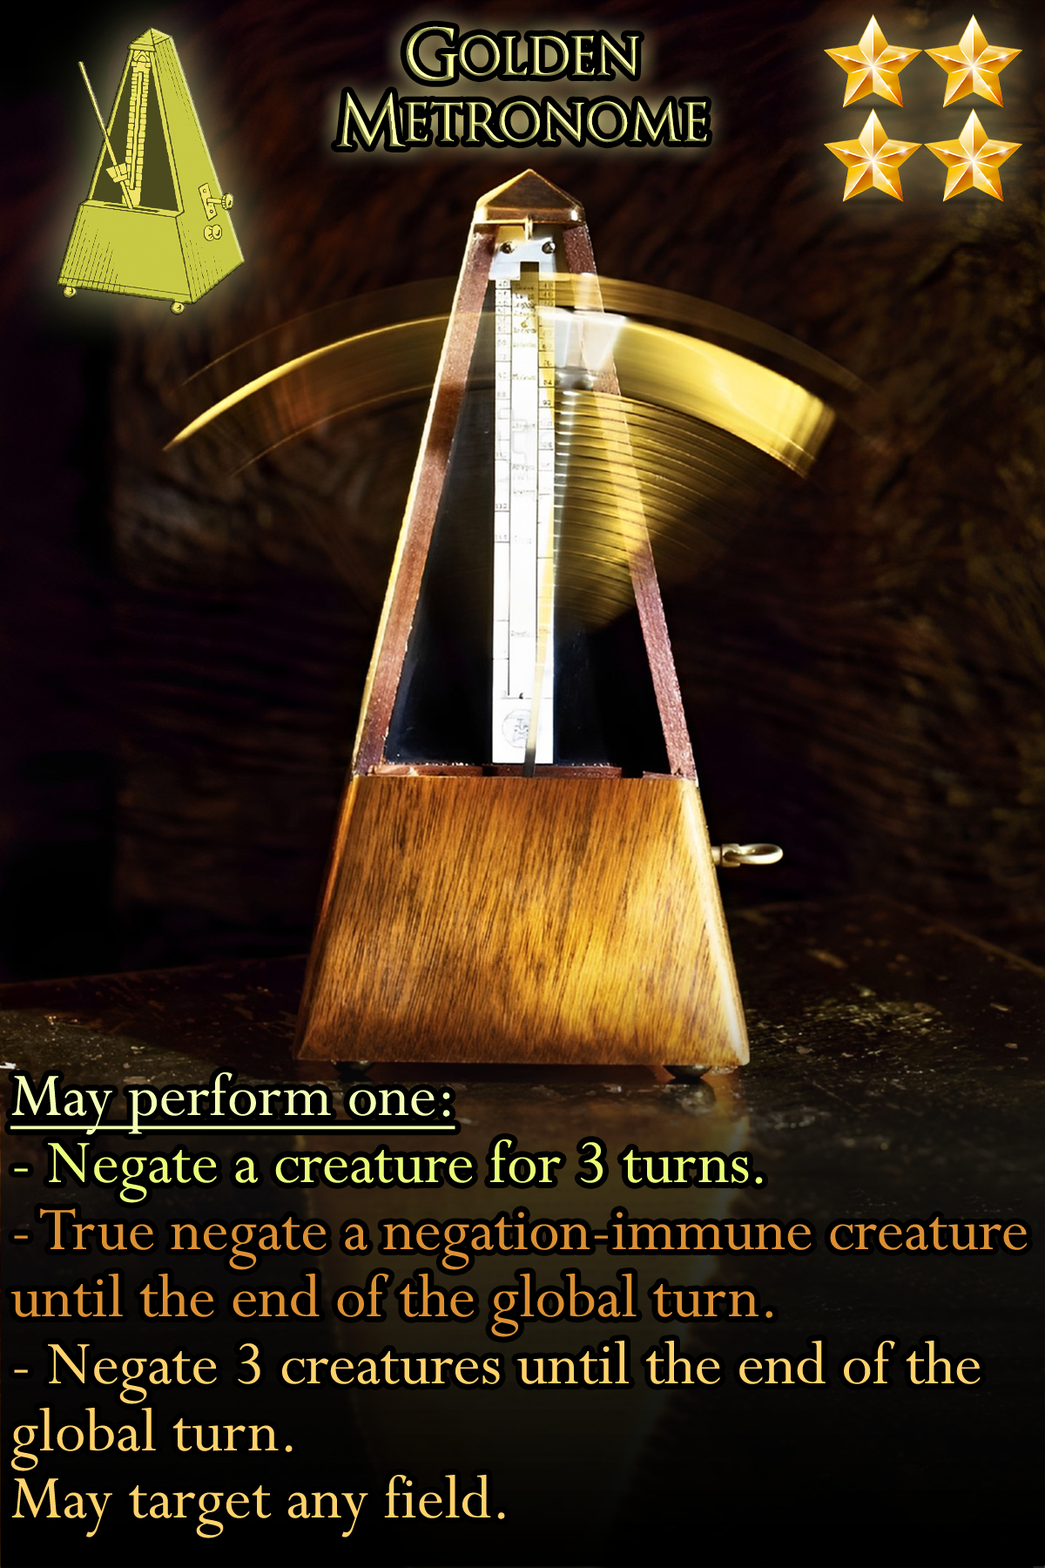
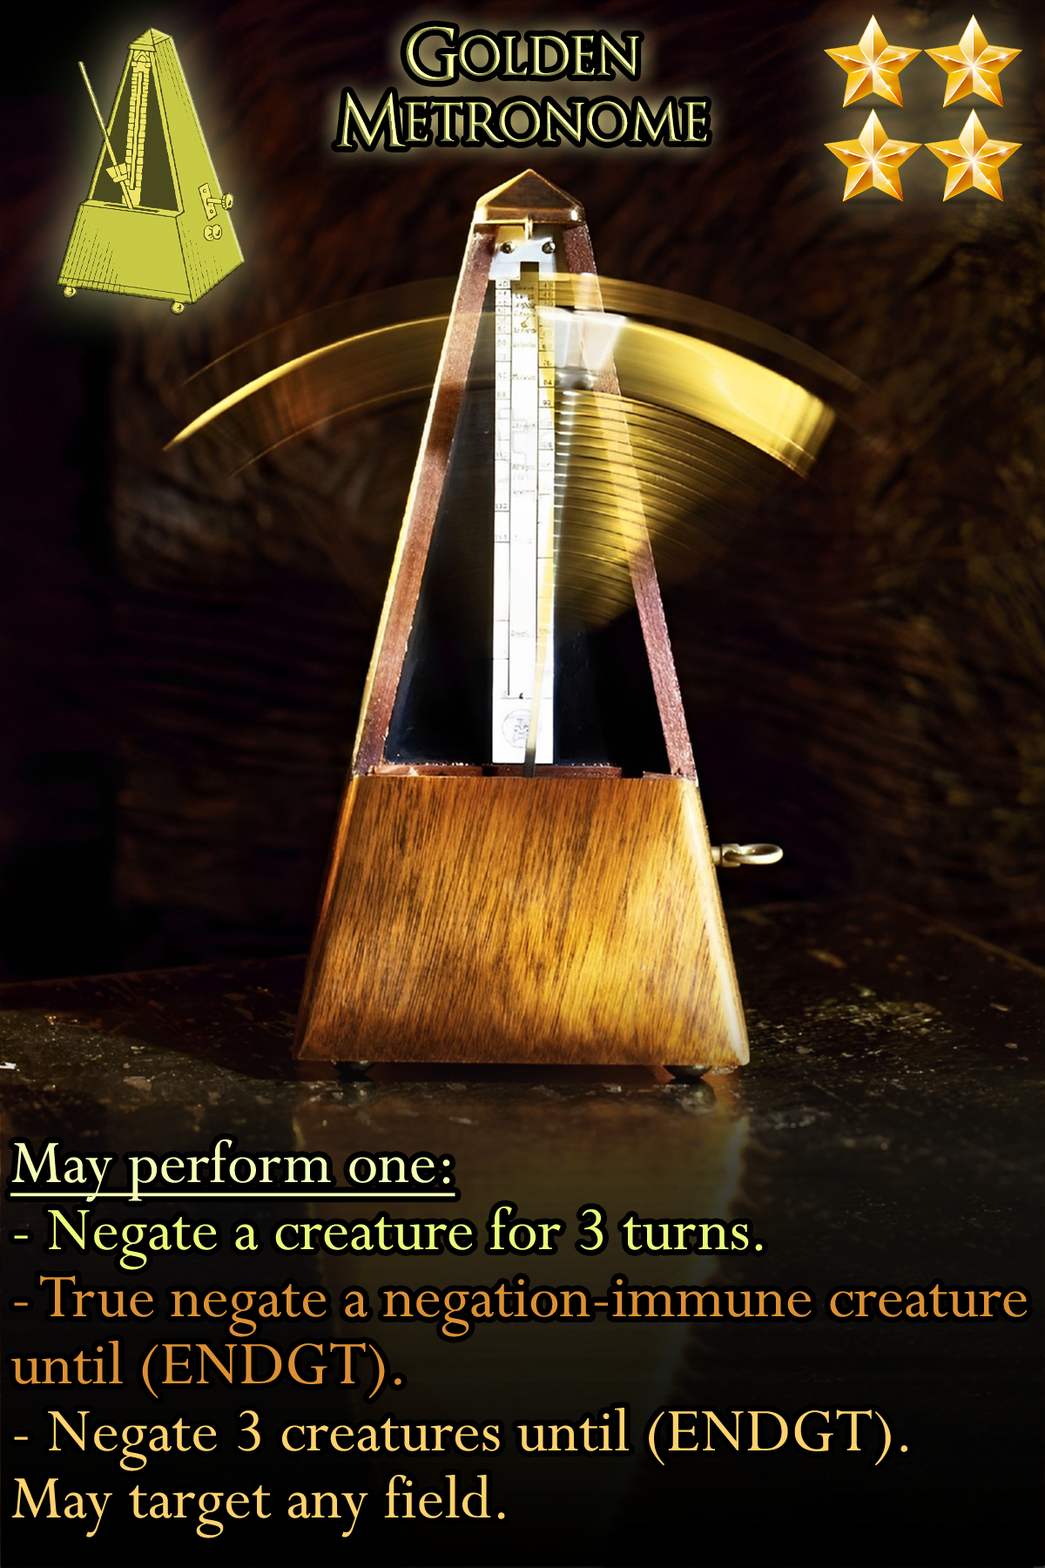
Layers edited between the first and the second 1045 x 1568 image:
painted on "Ability" over [10, 1072, 1028, 1529]